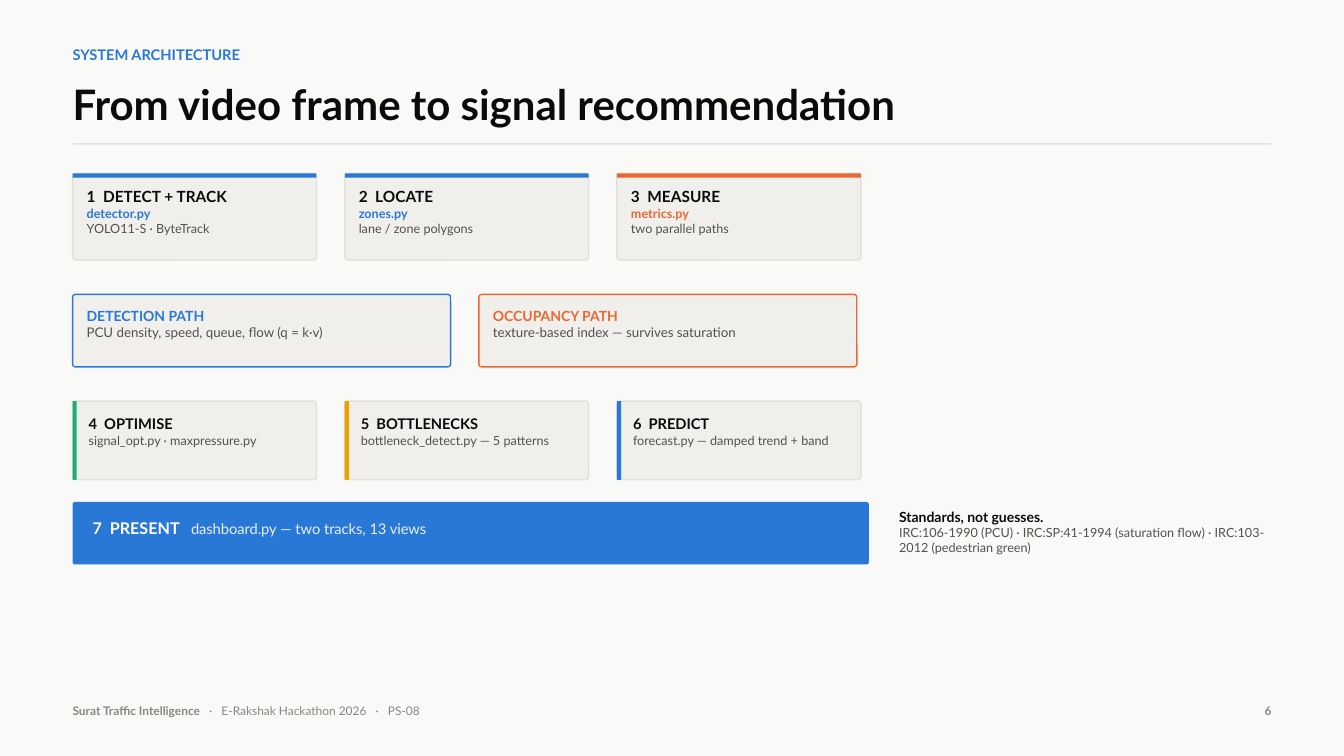
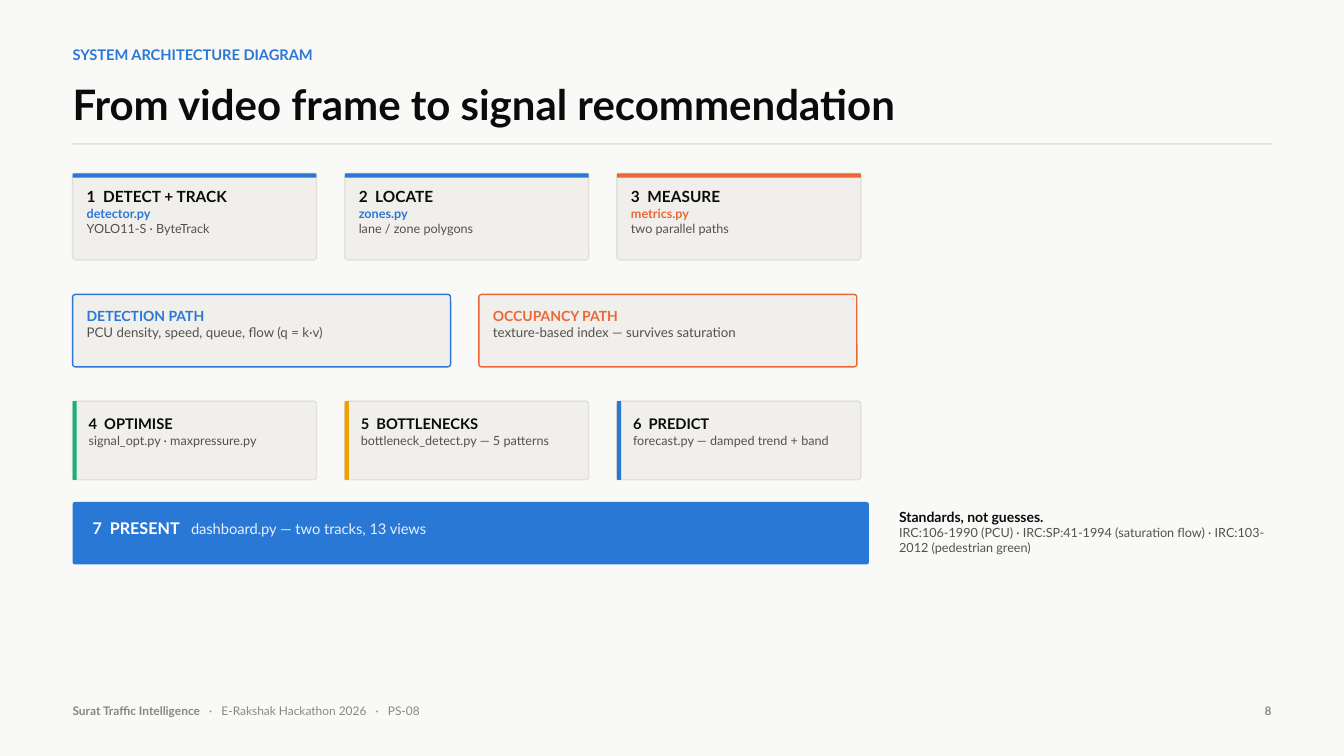
Before and after one commit to Nikhil-AI-Labs/Traffic-Management-System, a slide deck: slide 8 of submission/Surat-Traffic-Intelligence-PS08.pptx (slide 6 before the commit). Drawn at 1344x756 pixels with LibreOffice and Linux fonts; fonts in the diff are those of the drawing. Boxes give left, top, right and bottom in pixels: in the first picture for what was removed or moved away, otherwise in the second. Text is boxed around its words. In the diff, an @@ line names an element or a change of style, - is before the commit and + after.

```diff
--- a/submission/Surat-Traffic-Intelligence-PS08.pptx
+++ b/submission/Surat-Traffic-Intelligence-PS08.pptx
@@ text at (73,49,313,60): text changed @@
-SYSTEM ARCHITECTURE
+SYSTEM ARCHITECTURE DIAGRAM
```
Also in this commit, not shown: 9 other slides changed, 3 other files.
